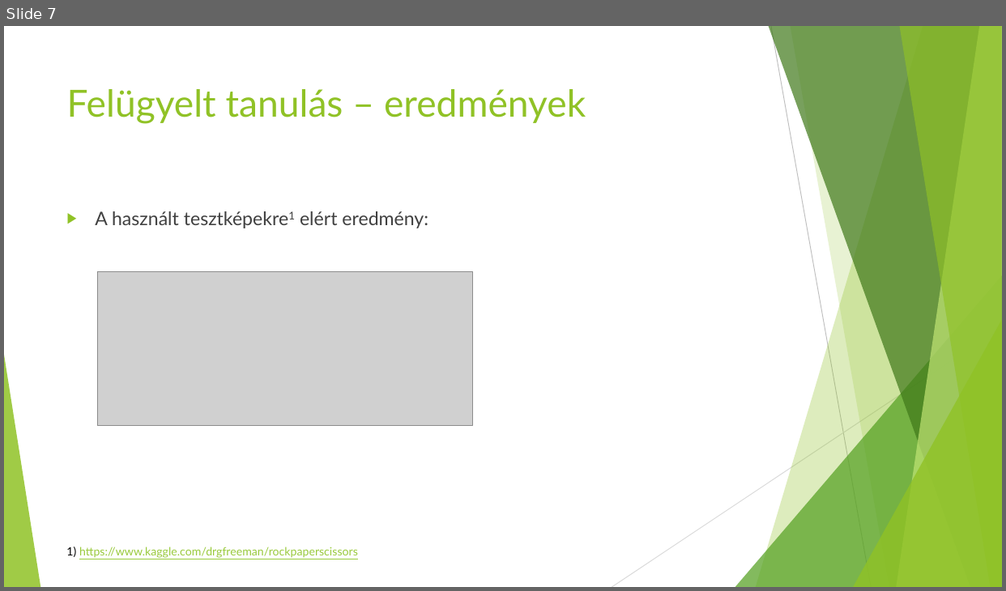
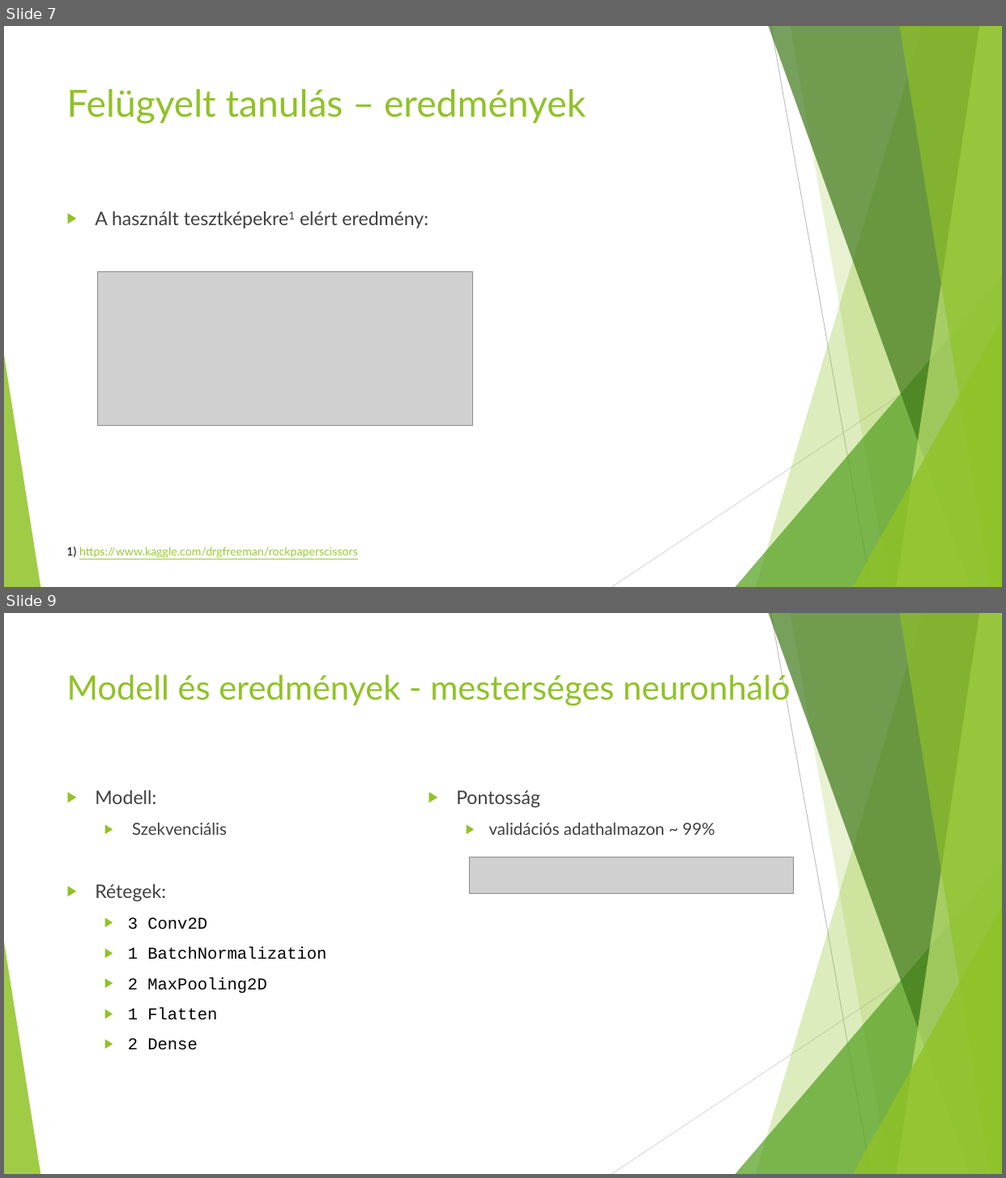
Before and after one commit to Markosbtc/RockPaperScissors_kepfeldolgozas2020, a slide deck: Bemutató.pptx. Shown one above the other, each under a label of ours: slide 7 before the commit, slides 7 and 9 after it; the slides between them are not shown. The pictures are 1006x591 and 1006x1178 pixels, drawn with LibreOffice and Linux fonts; fonts in the diff are those of the drawing; grey boxes stand for pictures. Boxes give left, top, right and bottom in pixels: in the first picture for what was removed or moved away, otherwise in the second. Text is boxed around its words. In the diff, an @@ line names an element or a change of style, - is before the commit and + after.

```diff
--- a/Bemutató.pptx
+++ b/Bemutató.pptx
@@ slide 9 added at bbox=[4, 613, 1002, 1174], background #FFFFFF; not listed: 10 template elements that a slide beside it also shows @@
@@ title added at bbox=[67, 671, 791, 707], 32.4 pt, text #90C226 @@
+Modell és eredmények - mesterséges neuronháló
@@ text added at bbox=[95, 790, 326, 1050], 16 pt, text #000000 @@
+▶ Modell:
+  ▶ Szekvenciális
+▶ Rétegek:
+  ▶ 3 Conv2D
+  ▶ 1 BatchNormalization
+  ▶ 2 MaxPooling2D
+  ▶ 1 Flatten
+  ▶ 2 Dense
@@ text added at bbox=[456, 790, 715, 835], 16 pt, text #404040 @@
+▶ Pontosság
+  ▶ validációs adathalmazon ~ 99%
@@ picture added at bbox=[470, 857, 794, 894] @@
```
Also in this commit, not shown: 1 slide changed, 1 other slide added.
